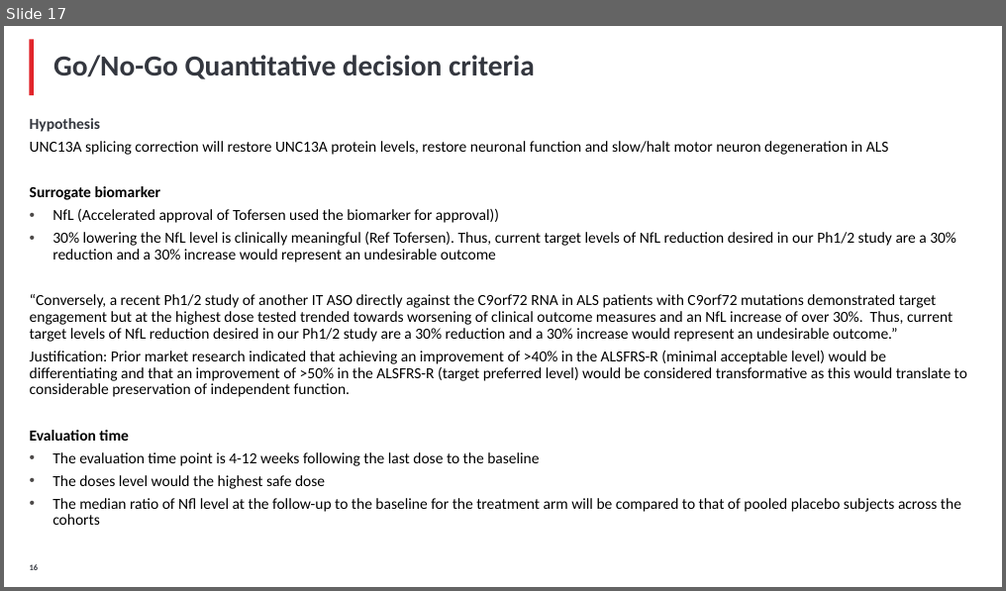
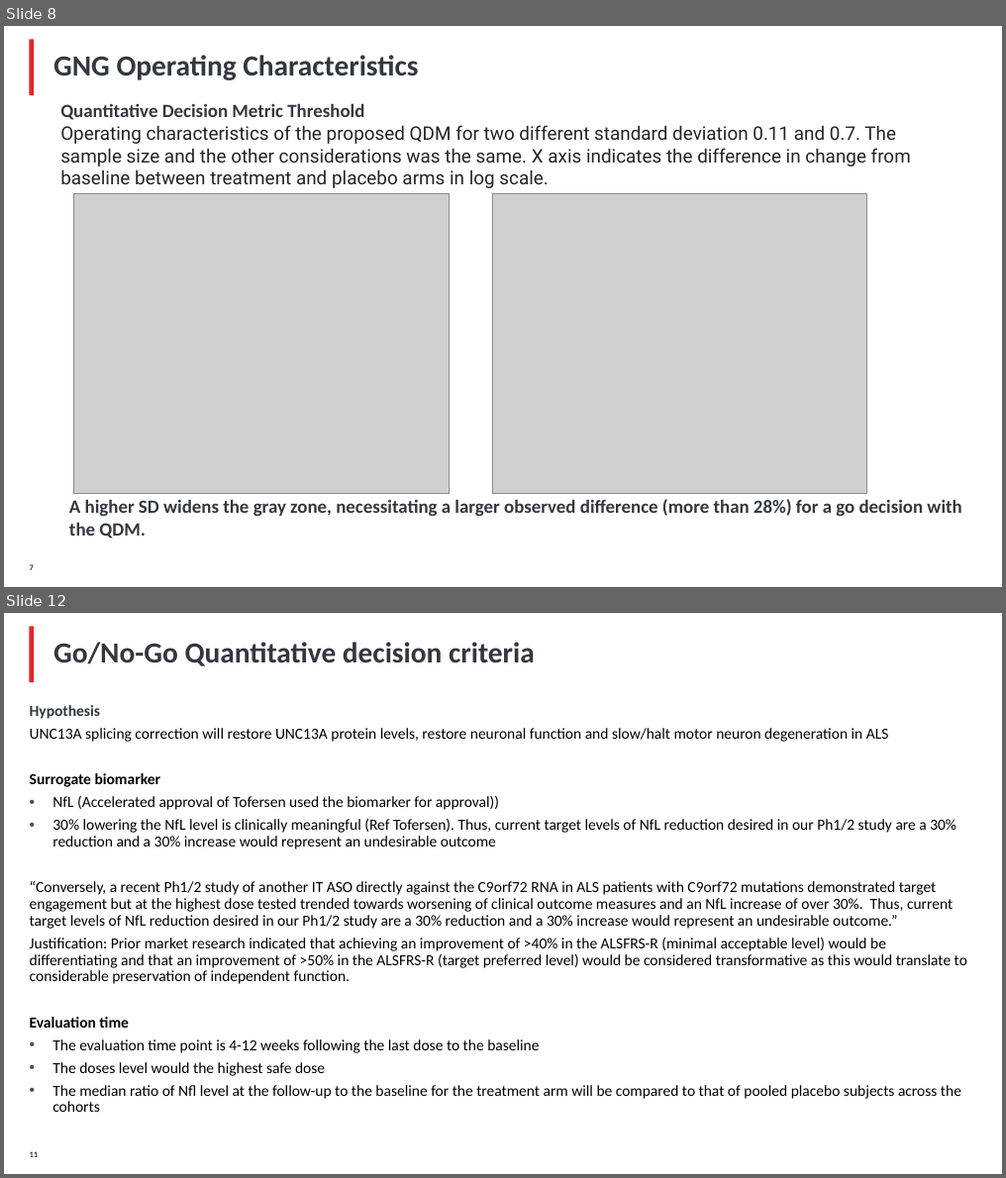
Before and after one commit to YushufSharker/ALS, a slide deck: OutputDocuments/ALS_Slide_deck_STAT.pptx. Shown one above the other, each under a label of ours: slide 17 before the commit, slides 8 and 12 after it; the slides between them are not shown. The pictures are 1006x591 and 1006x1178 pixels, drawn with LibreOffice and Linux fonts; fonts in the diff are those of the drawing; grey boxes stand for pictures; background and template pictures are left out. Boxes give left, top, right and bottom in pixels: in the first picture for what was removed or moved away, otherwise in the second. Text is boxed around its words. In the diff, an @@ line names an element or a change of style, - is before the commit and + after.

```diff
--- a/OutputDocuments/ALS_Slide_deck_STAT.pptx
+++ b/OutputDocuments/ALS_Slide_deck_STAT.pptx
@@ slide 8 added at (4, 26, 1002, 587), background #FFFFFF; not listed: 1 template element that a slide beside it also shows @@
@@ title added at (54, 55, 418, 80), 28 pt, text #34373F, bold @@
+GNG Operating Characteristics
@@ text added at (60, 103, 911, 188), 18 pt, text #242424 @@
+Quantitative Decision Metric Threshold
+Operating characteristics of the proposed QDM for two different standard deviation 0.11 and 0.7. The sample size and the other considerations was the same. X axis indicates the difference in change from baseline between treatment and placebo arms in log scale.
@@ picture added at (73, 193, 449, 494) @@
@@ picture added at (493, 193, 868, 494) @@
@@ text added at (69, 499, 961, 539), 18 pt, text #34373F, bold @@
+A higher SD widens the gray zone, necessitating a larger observed difference (more than 28%) for a go decision with the QDM.
@@ page number added at (30, 565, 34, 570), 8 pt, text #34373F, bold @@
+7
@@ what was slide 17 is now slide 12 @@
```
Also in this commit, not shown: 8 slides changed, 5 other slides added, 13 slides removed, 2 other files.
